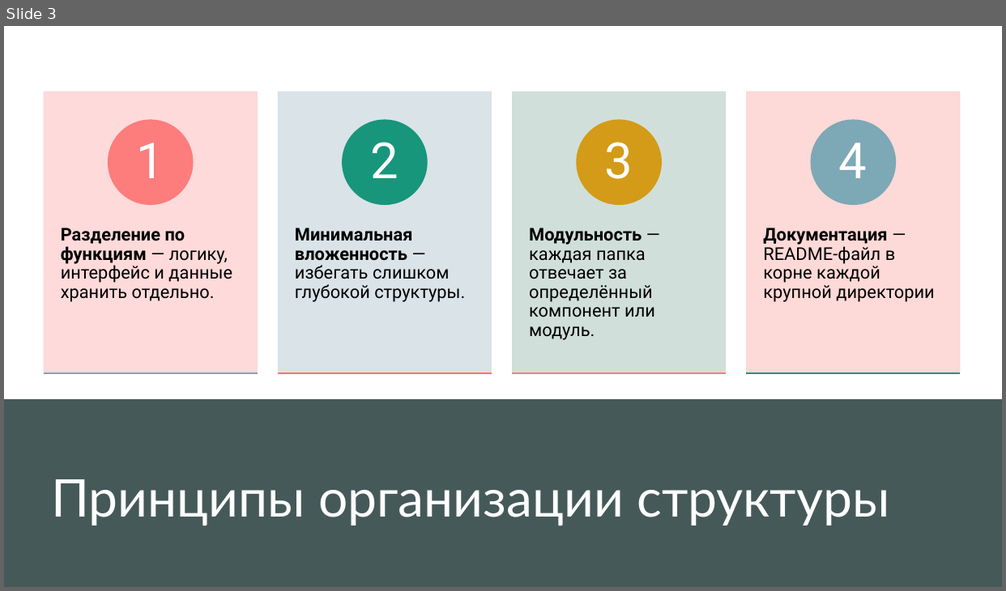
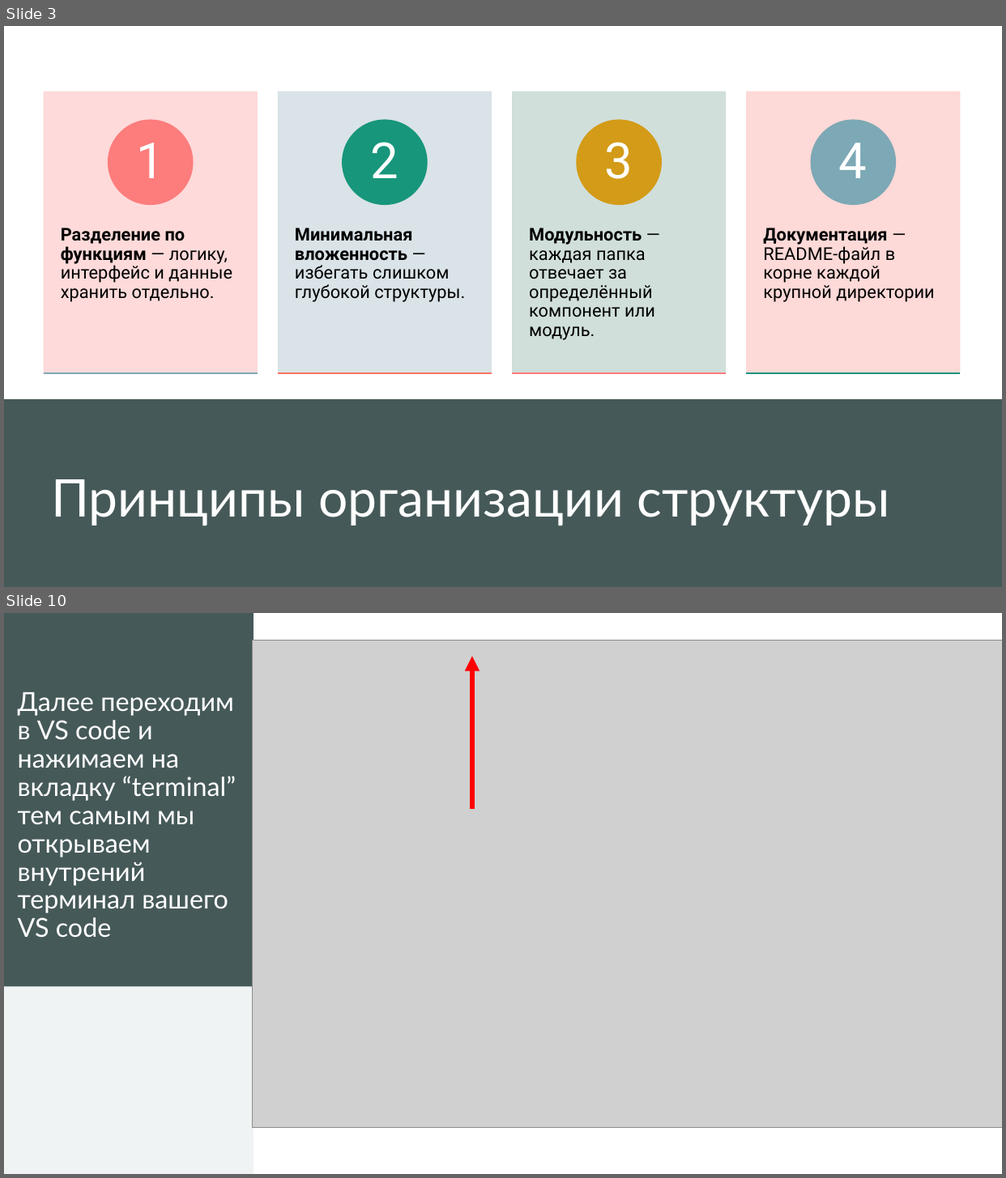
Before and after one commit to Alidedewf/application-design-patterns, a slide deck: шаблоны структура.pptx. Shown one above the other, each under a label of ours: slide 3 before the commit, slides 3 and 10 after it; the slides between them are not shown. The pictures are 1006x591 and 1006x1178 pixels, drawn with LibreOffice and Linux fonts; fonts in the diff are those of the drawing; grey boxes stand for pictures. Boxes give left, top, right and bottom in pixels: in the first picture for what was removed or moved away, otherwise in the second. Text is boxed around its words. In the diff, an @@ line names an element or a change of style, - is before the commit and + after.

```diff
--- a/шаблоны структура.pptx
+++ b/шаблоны структура.pptx
@@ slide 10 added at box(4, 613, 1002, 1174), background #FFFFFF; not listed: 1 template element that a slide beside it also shows @@
@@ rectangle added at box(4, 613, 1002, 894), fill #465959 @@
@@ rectangle added at box(4, 613, 1002, 1174), fill #FFFFFF @@
@@ rectangle added at box(4, 613, 253, 987), fill #465959 @@
@@ picture added at box(253, 640, 1002, 1128) @@
@@ arrow added from (472, 809) to (472, 657), #FF0000 4.75 pt @@
@@ title added at box(18, 692, 236, 938), 25.2 pt, text #FFFFFF @@
+Далее переходим в VS code и нажимаем на вкладку “terminal” тем самым мы открываем внутрений терминал вашего VS code
@@ rectangle added at box(4, 986, 253, 1174), fill #ECF0F0 @@
@@ rectangle added at box(4, 986, 253, 1174), fill #FFFFFF at 20% opacity @@
```
Also in this commit, not shown: 1 slide changed, 17 other slides added, 3 slides removed, 7 other files.
